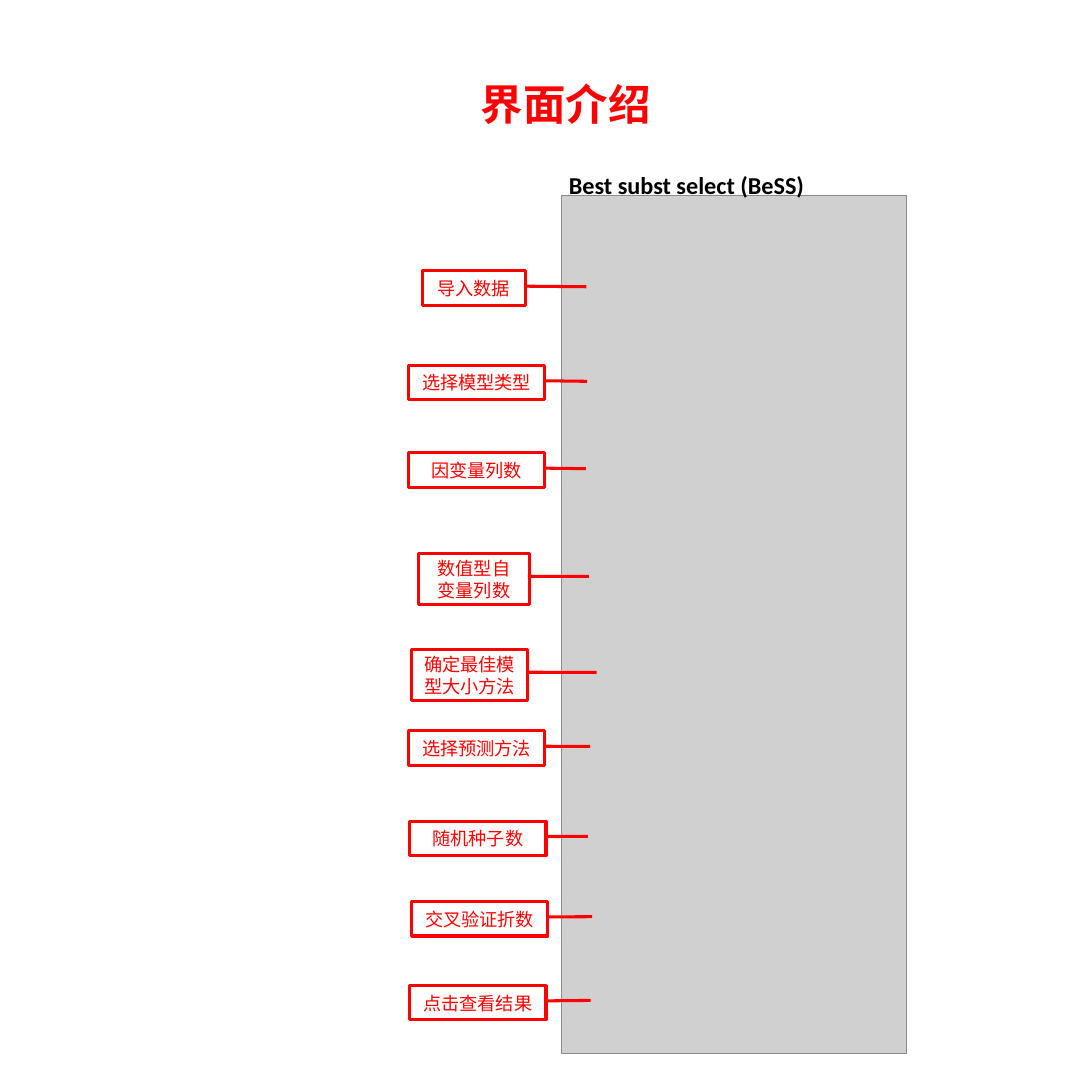
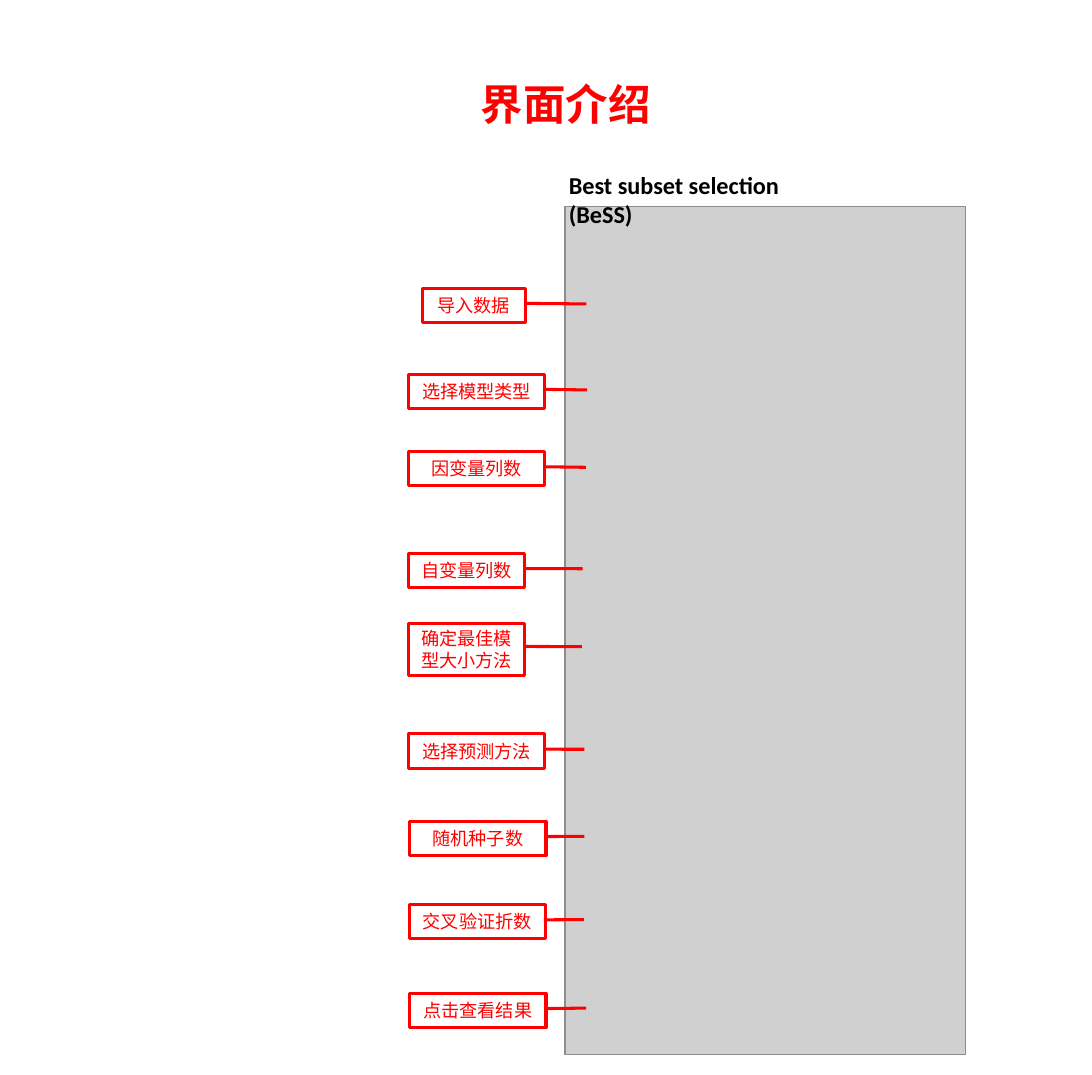
Before and after one commit to Baeyaron/Baeyaron.github.io, a slide deck: slide 1 of image2/BeSS/界面.pptx. Drawn at 1092x1075 pixels with LibreOffice and Linux fonts; fonts in the diff are those of the drawing; grey boxes stand for pictures. Boxes give left, top, right and bottom in pixels: in the first picture for what was removed or moved away, otherwise in the second. Text is boxed around its words. In the diff, an @@ line names an element or a change of style, - is before the commit and + after.

```diff
--- a/image2/BeSS/界面.pptx
+++ b/image2/BeSS/界面.pptx
@@ text at (569,177,779,227): text changed @@
-Best subst select (BeSS)
+Best subset selection (BeSS)
@@ picture: place and size @@
-picture at (561,195,906,1053)
+picture at (565,206,965,1055)
@@ border callout "导入数据": place and size @@
-border callout "导入数据" at (423,271,525,305)
+border callout "导入数据" at (423,288,525,322)
@@ border callout "选择模型类型": place and size @@
-border callout "选择模型类型" at (408,366,545,400)
+border callout "选择模型类型" at (408,375,545,408)
@@ proportions changed in 5 elements at (408,734,545,768), (410,904,546,938), (410,994,546,1028), (408,624,525,675), (408,554,525,587) @@
@@ border callout "自变量列数": place and size @@
-border callout "自变量列数" at (418,554,530,605)
+border callout "自变量列数" at (408,554,525,587)
@@ text in border callout at (421,561,512,579): text changed @@
-数值型自变量列数
+自变量列数
@@ border callout "确定最佳模型大小方法": place and size @@
-border callout "确定最佳模型大小方法" at (412,650,529,701)
+border callout "确定最佳模型大小方法" at (408,624,525,675)
@@ border callout "选择预测方法": place and size @@
-border callout "选择预测方法" at (408,731,545,764)
+border callout "选择预测方法" at (408,734,545,768)
@@ border callout "点击查看结果": place and size @@
-border callout "点击查看结果" at (410,986,546,1020)
+border callout "点击查看结果" at (410,994,546,1028)
```
Also in this commit, not shown: 9 other files.
